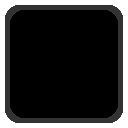
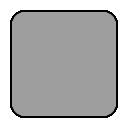
Layers edited between the first and the second 128 x 128 image:
hid "Camada 3" over [10, 10, 118, 118]
hid "Camada 4" over [5, 5, 123, 123]
added layer "Camada 5" above "Camada 0" over [10, 10, 118, 118]
